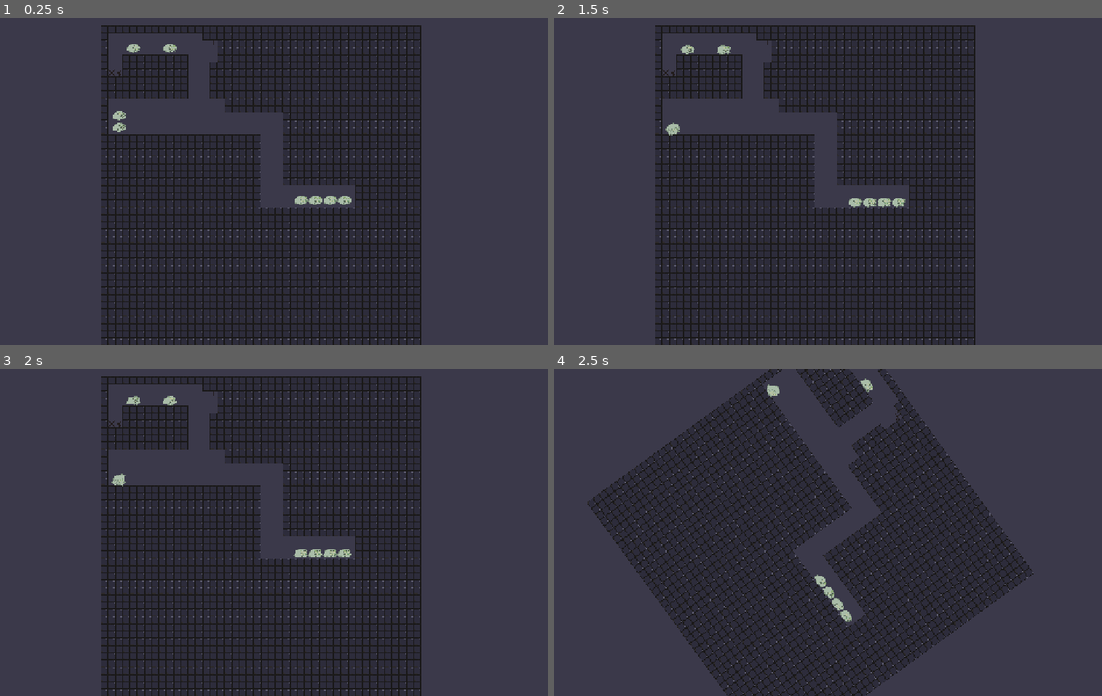
Above: before the commit, frames 1-4 (two rows, left to right).
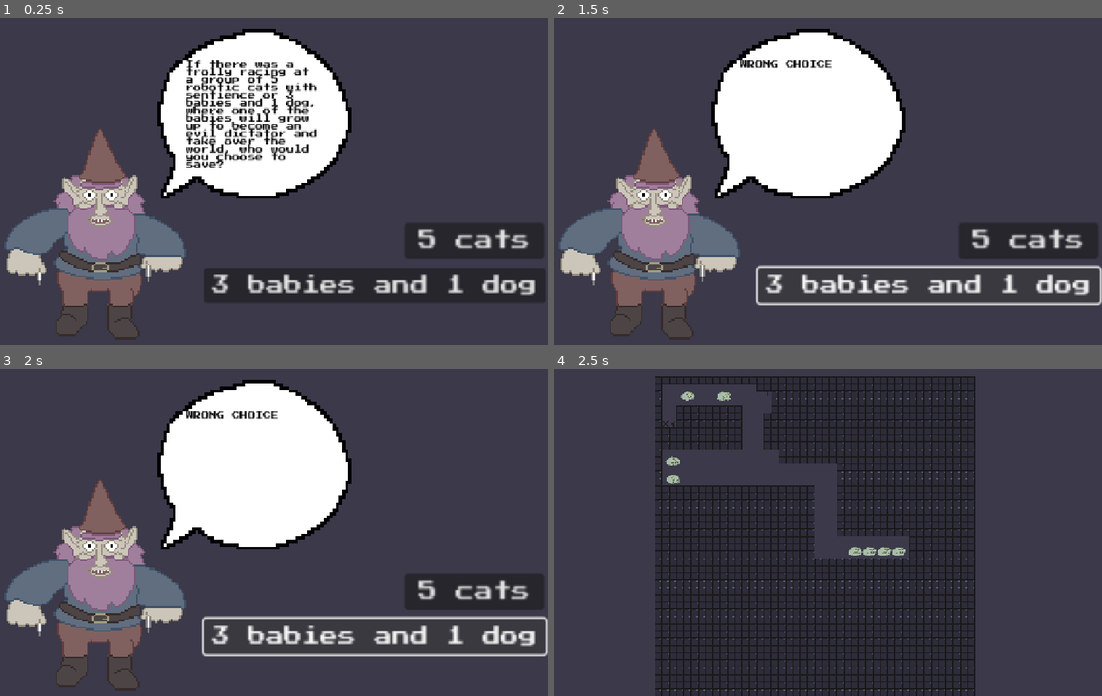
Above: after the commit, the same moments.

Repository: DIceEvYo/GnomewardsLair
Game: Godot game, scene res://scenes/menu.tscn
The game is run twice, just before and just after one commit, with the same random seed, the same clock (stepped at 60 frames per second) and the same inputs. Before the commit the project starts from res://scenes/game.tscn. Sound files missing from this copy of the repository are replaced by a short silence.
Inputs (mouse positions are in pixels of both pictures, inside the frame that each line leads up to):
- Up to frame 1 (0.25 s): no input
- Up to frame 2 (1.5 s): click (1030, 240) at 0.5 s, where only the run after the commit has a clickable "5 cats"; click (926, 286) at 1.25 s, where only the run after the commit has a clickable "3 babies and 1 dog"
- Up to frame 3 (2 s): no input
- Up to frame 4 (2.5 s): move the mouse to (937, 516) at 2.02 s; hold D (rotate_right) from 2.03 s (still down); click (937, 516) at 2.17 s

The runs differ from the first frame. In frame 1, 39% of the frame differs, in the area x 0-100%, y 2-100%; in frame 2, 40%; in frame 3, 40%; in frame 4, 23%.

Commit message:
final submission

Diff:
--- a/project.godot
+++ b/project.godot
@@ -11,7 +11,7 @@
 [application]
 
 config/name="Gnomeward's Lair"
-run/main_scene="uid://cwn2vdc6cpjns"
+run/main_scene="uid://b7bs8a8qpk52i"
 config/features=PackedStringArray("4.4", "GL Compatibility")
 config/icon="res://icon.svg"
 
--- a/scenes/level_1.tscn
+++ b/scenes/level_1.tscn
@@ -5,7 +5,3 @@
 [node name="Level1" type="TileMapLayer"]
 tile_map_data = PackedByteArray("AAABACsAAAAAAAAAAAACACsAAAAAAAAAAAADACsAAAAAAAAAAAAEACsAAAAAAAAAAAAFACsAAAAAAAAAAAAGAC …(27360 unchanged characters)…
 tile_set = ExtResource("1_014kd")
-
-[connection signal="body_entered" from="Spikes" to="Spikes" method="_on_body_entered"]
-[connection signal="body_entered" from="@Area2D@22485" to="@Area2D@22485" method="_on_body_entered"]
-[connection signal="body_entered" from="@Area2D@22486" to="@Area2D@22486" method="_on_body_entered"]
--- a/scripts/menu.gd
+++ b/scripts/menu.gd
@@ -5,12 +5,13 @@
 
 func _on_pressed() -> void:
 	%Words.text = "WRONG CHOICE"
-	$Timer.start(1)
+	%Timer.start(1)
 
 
 func _on_button_2_pressed() -> void:
 	%Words.text = "WRONG CHOICE"
+	%Timer.start(1)
 
 
 func _on_timer_timeout() -> void:
-	get_tree().change_scene_to_file("res://scenes/level_1.tscn")
+	get_tree().change_scene_to_file("res://scenes/game.tscn")
Not shown, changed: export_presets.cfg
